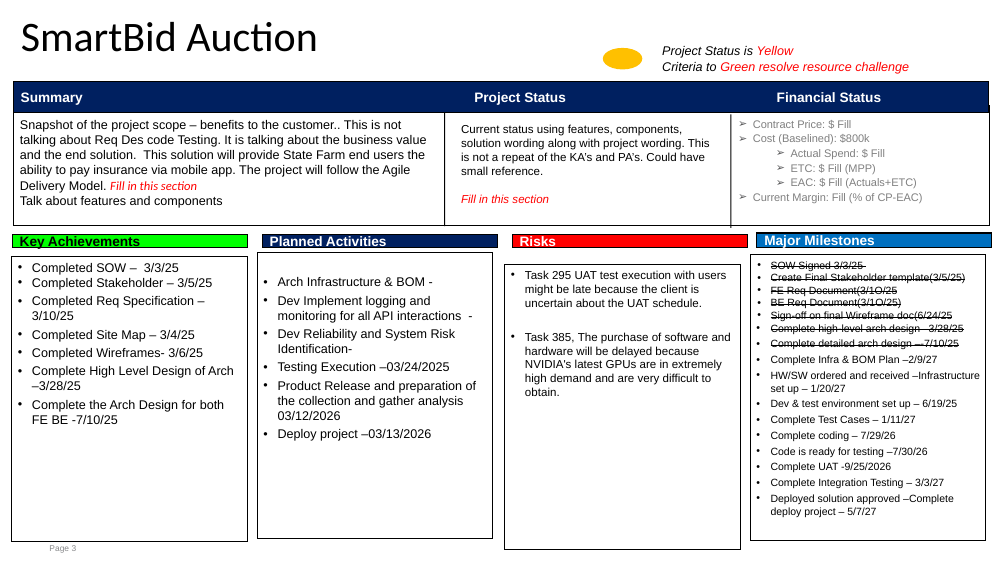
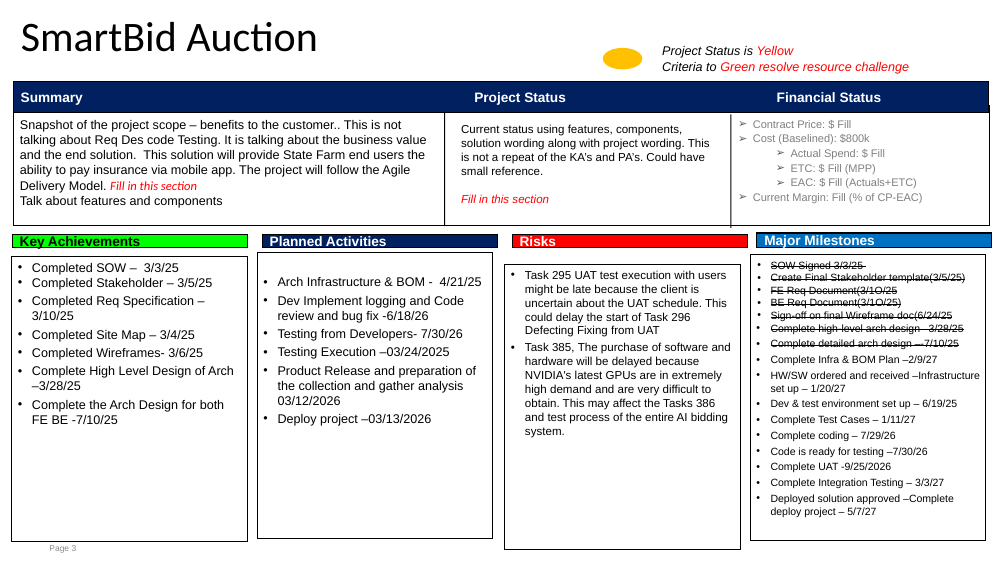
Before and after one commit to dkl520/cs7315_project, a slide deck: slide 3 of 3/group2 - proj3 (1).pptx. Drawn at 1008x567 pixels with LibreOffice and Linux fonts; fonts in the diff are those of the drawing. Boxes give left, top, right and bottom in pixels: in the first picture for what was removed or moved away, otherwise in the second. Text is boxed around its words. In the diff, an @@ line names an element or a change of style, - is before the commit and + after.

Commit message:
final updating

```diff
--- a/3/group2 - proj3 (1).pptx
+++ b/3/group2 - proj3 (1).pptx
@@ text in rectangle at bbox=[278, 277, 482, 341]: text changed @@
-• Arch Infrastructure & BOM -
-• Dev Implement logging and monitoring for all API interactions -
-• Dev Reliability and System Risk Identification-
+• Arch Infrastructure & BOM - 4/21/25
+• Dev Implement logging and Code review and bug fix -6/18/26
+• Testing from Developers- 7/30/26
@@ text in rectangle at bbox=[525, 270, 731, 438]: text changed @@
-• Task 295 UAT test execution with users might be late because the client is uncertain about the UAT schedule.
-• Task 385, The purchase of software and hardware will be delayed because NVIDIA's latest GPUs are in extremely high demand and are very difficult to obtain.
+• Task 295 UAT test execution with users might be late because the client is uncertain about the UAT schedule. This could delay the start of Task 296 Defecting Fixing from UAT
+• Task 385, The purchase of software and hardware will be delayed because NVIDIA's latest GPUs are in extremely high demand and are very difficult to obtain. This may affect the Tasks 386 and test process of the entire AI bidding system.
```
Also in this commit, not shown: 1 other slide changed.
